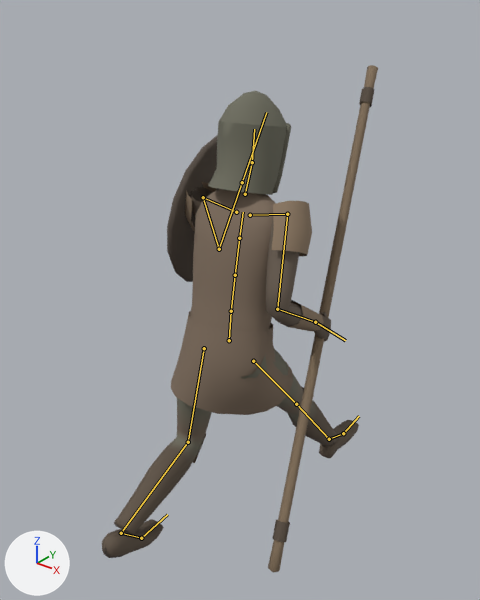
Before and after pictures for a commit that changed the glTF model assets/models/characters/hazekiller.glb.
Rendered twice from a camera (50 mm lens) standing at (1.261, -1.515, 2.025) and looking at (-0.034, 0.105, 1.021). The lights are fixed; the arrows at lower left show +X, +Y and +Z. The picture after the commit comes second. Both versions are drawn at frame 0 of the action 'sprint-loop'; the numbers are the values there. The bones that change, and the others that lie on the model, are drawn over the model as lines.

Objects in the first picture: 'Hazekiller'.
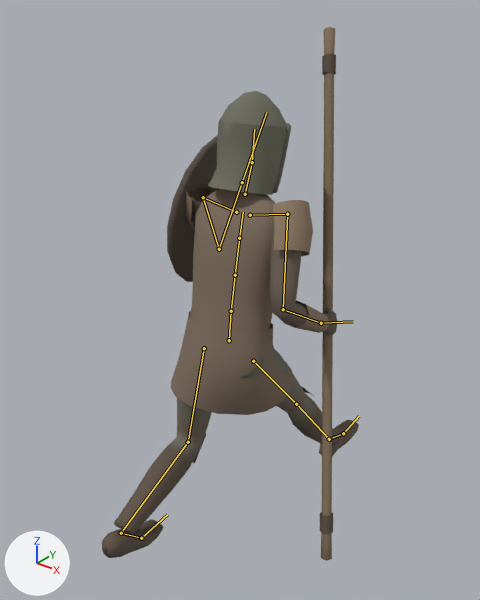
Boxes [x1, y1, x2, y2] around the edits, measured in the pictures (480 x 600 px):
'Hazekiller', posed (7% narrower)
    before: [102, 65, 378, 573]
    after: [102, 27, 359, 561]
bone 'RightUpperArm', root to tip
    before: (287, 214) to (277, 309)
    after: (287, 214) to (283, 309)
bone 'RightHand', root to tip
    before: (315, 322) to (345, 340)
    after: (321, 323) to (353, 321)

The edits, one by one:
Bone 'RightUpperArm' (bone_rightupperarm) turns from (-3, -8, 30) to (-2, -8, 26) degrees about its own x, y and z.
Bone 'RightHand' (bone_righthand) turns from (-6, 0, 0) to (10, 0, 0) degrees about its own x, y and z.
